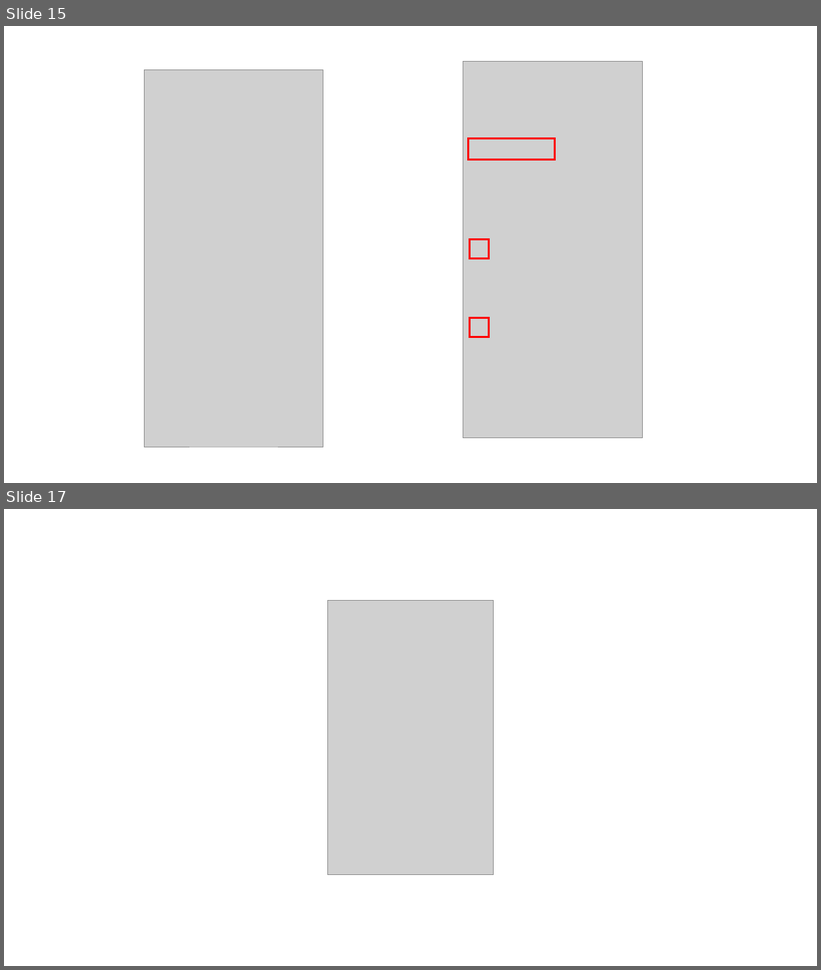
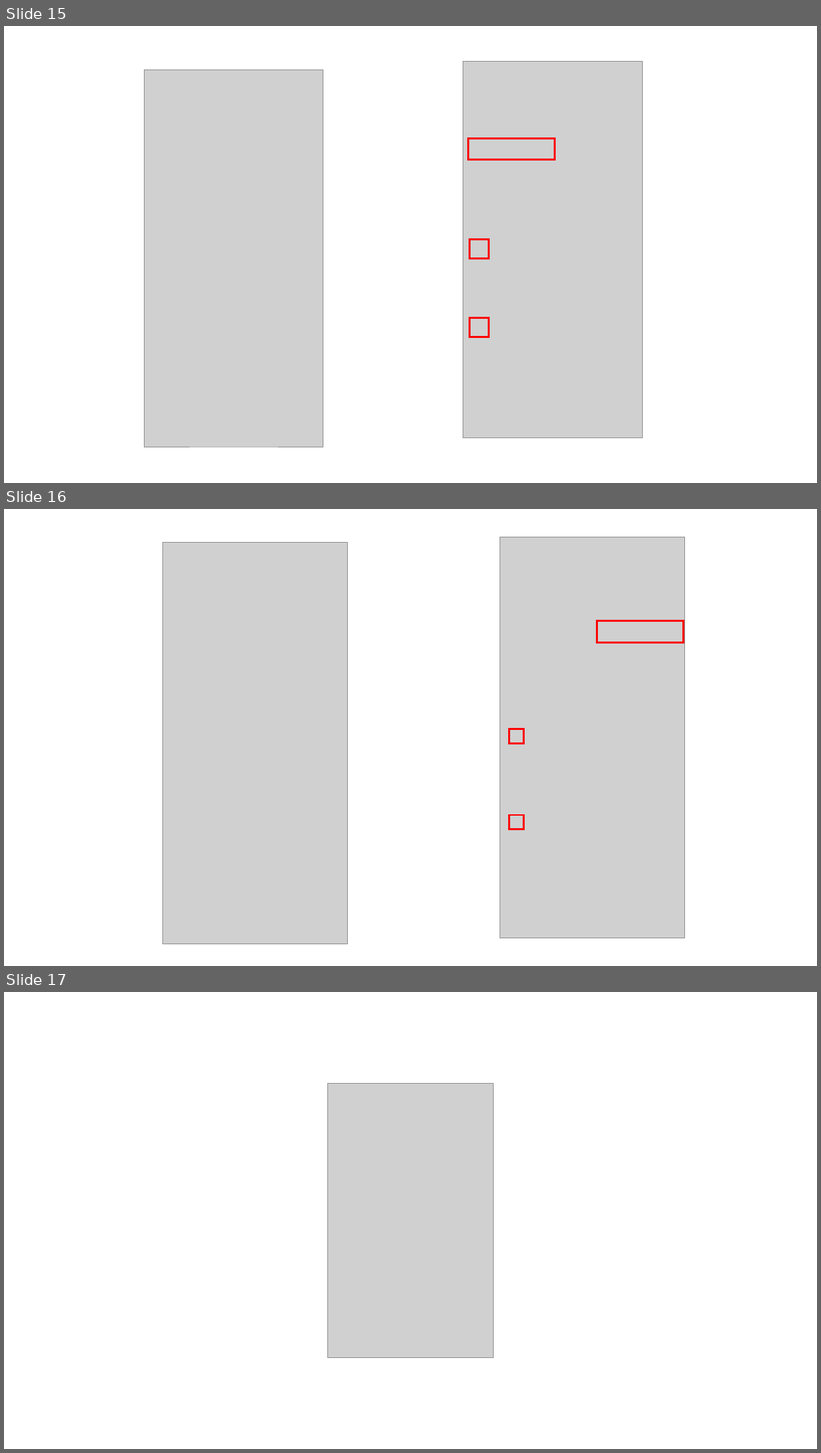
Before and after one commit to nishida2073/project_management, a slide deck: tool/smstokintone/docs/S2k 操作マニュアル.pptx. Shown one above the other, each under a label of ours: slides 15 and 17 before the commit, slides 15, 16 and 17 after it; the slides between them are not shown. The pictures are 821x970 and 821x1453 pixels, drawn with LibreOffice and Linux fonts; fonts in the diff are those of the drawing; grey boxes stand for pictures. Boxes give left, top, right and bottom in pixels: in the first picture for what was removed or moved away, otherwise in the second. Text is boxed around its words. In the diff, an @@ line names an element or a change of style, - is before the commit and + after.

```diff
--- a/tool/smstokintone/docs/S2k 操作マニュアル.pptx
+++ b/tool/smstokintone/docs/S2k 操作マニュアル.pptx
@@ slide 16 added at (4, 509, 817, 966), background #FFFFFF @@
@@ picture added at (162, 543, 347, 945) @@
@@ picture added at (500, 537, 685, 939) @@
@@ rectangle added at (597, 621, 684, 642), outline #FF0000 2.25 pt @@
@@ rectangle added at (509, 729, 523, 744), outline #FF0000 2.25 pt @@
@@ rectangle added at (509, 815, 523, 830), outline #FF0000 2.25 pt @@
```
Also in this commit, not shown: 3 slides changed, 8 other slides added, 6 slides removed, 26 other files.
